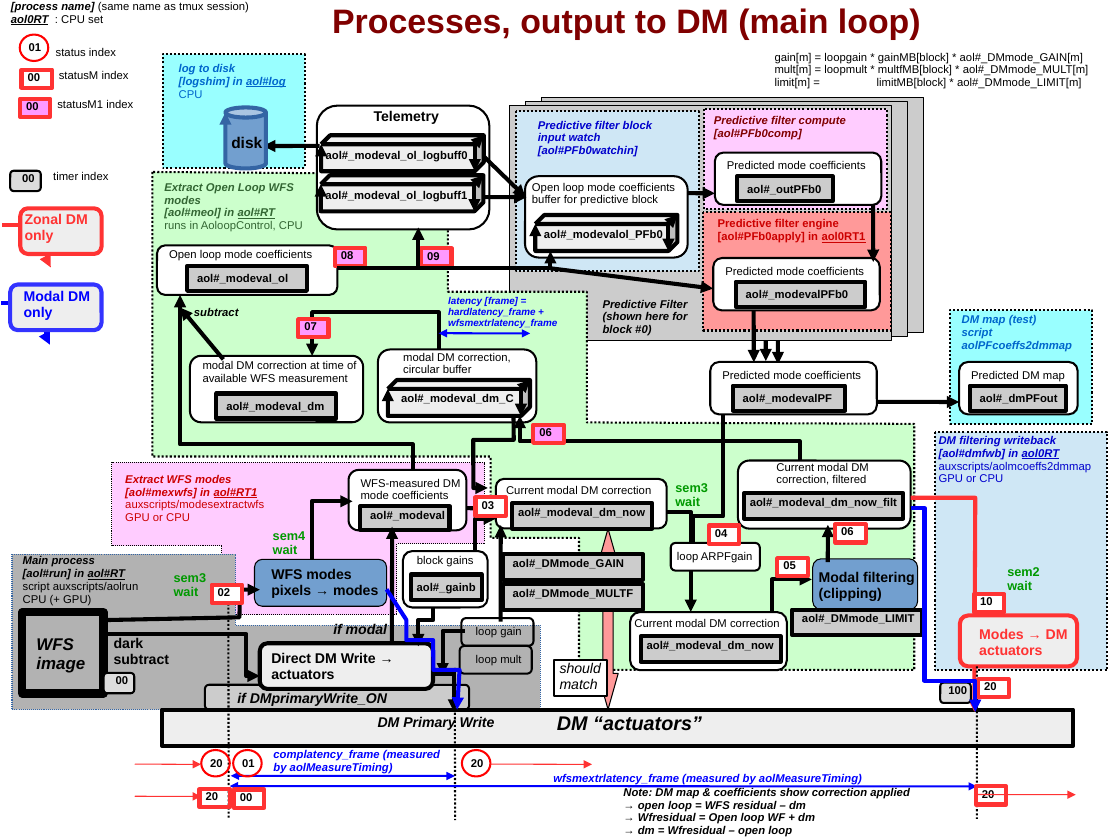
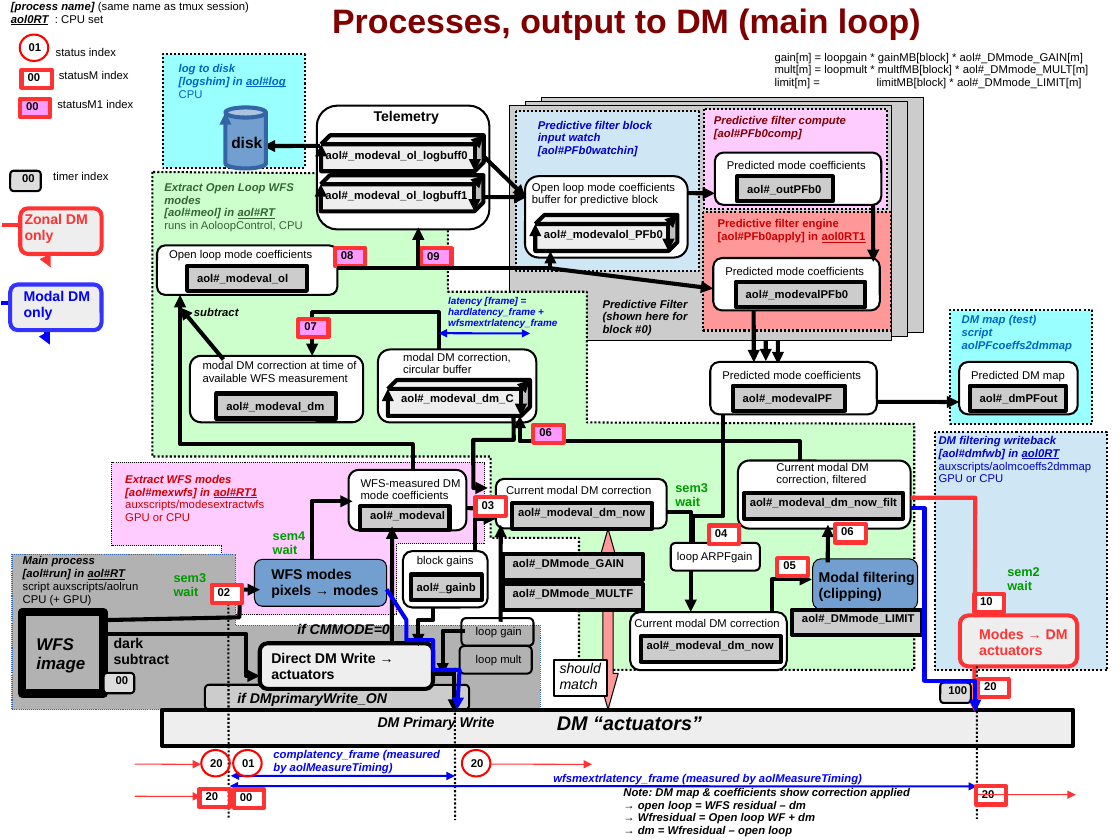
Before and after one commit to oguyon/AdaptiveOpticsControl, a slide deck: slide 9 of src/AOloopControl/docdir/AOloopControl_figs.ppt (slide 14 before the commit). Drawn at 1120x840 pixels with LibreOffice and Linux fonts; fonts in the diff are those of the drawing. Boxes give left, top, right and bottom in pixels: in the first picture for what was removed or moved away, otherwise in the second. Text is boxed around its words. In the diff, an @@ line names an element or a change of style, - is before the commit and + after.

```diff
--- a/src/AOloopControl/docdir/AOloopControl_figs.ppt
+++ b/src/AOloopControl/docdir/AOloopControl_figs.ppt
@@ text at [297,622,390,634]: text changed @@
-if modal
+if CMMODE=0
```
Also in this commit, not shown: 4 other slides changed, 3 slides added, 56 other files.
